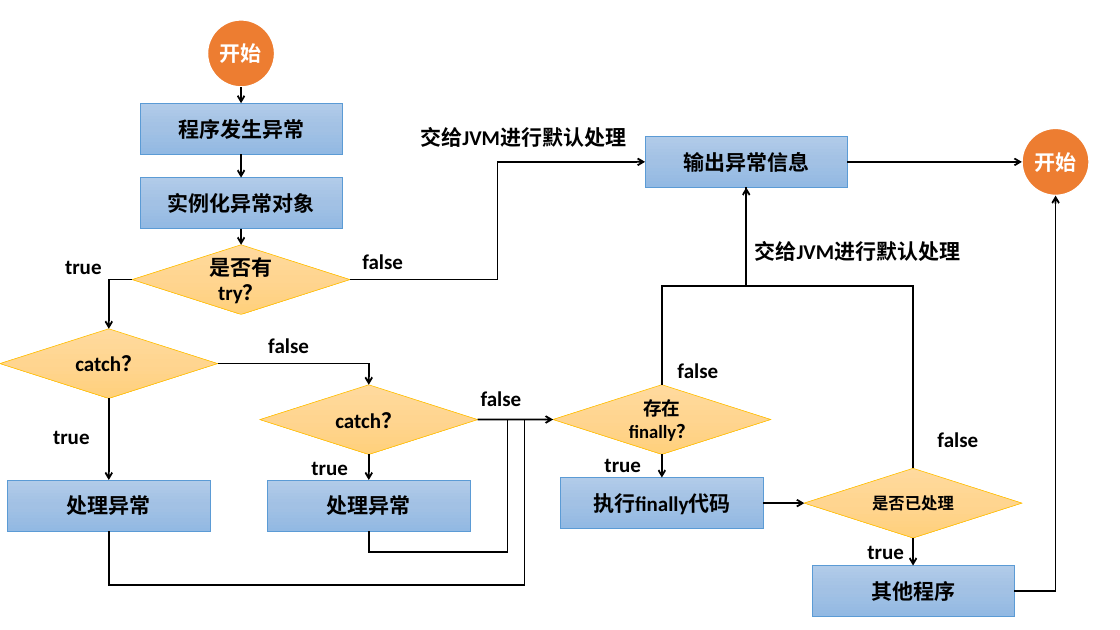
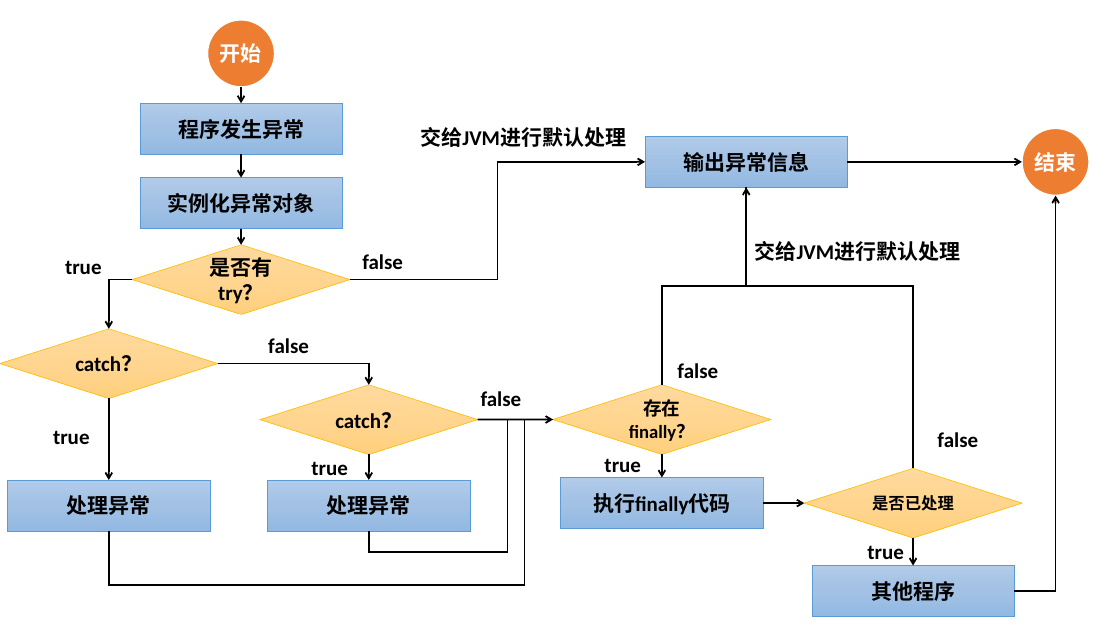
Before and after one commit to shepherd-xie/be-a-javaer, a slide deck: slide 28 of assets/Pictures.pptx. Drawn at 1120x630 pixels with LibreOffice and Linux fonts; fonts in the diff are those of the drawing. Boxes give left, top, right and bottom in pixels: in the first picture for what was removed or moved away, otherwise in the second. Text is boxed around its words. In the diff, an @@ line names an element or a change of style, - is before the commit and + after.

```diff
--- a/assets/Pictures.pptx
+++ b/assets/Pictures.pptx
@@ text at (1034,152,1076,172): text changed @@
-开始
+结束
```
Also in this commit, not shown: 3 slides added, 6 other files.
